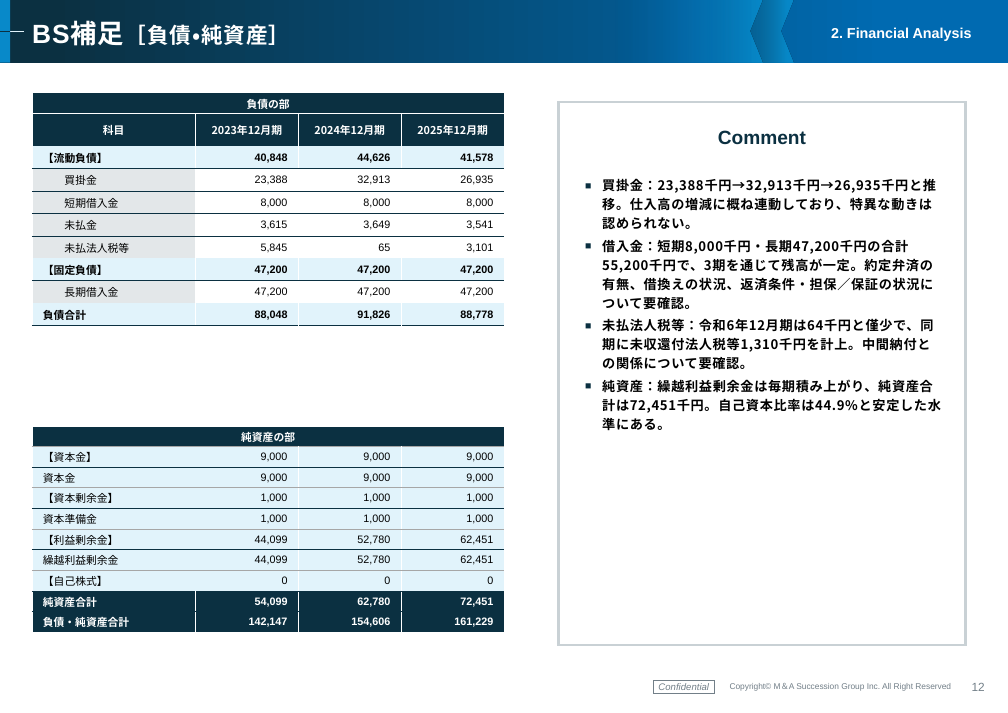
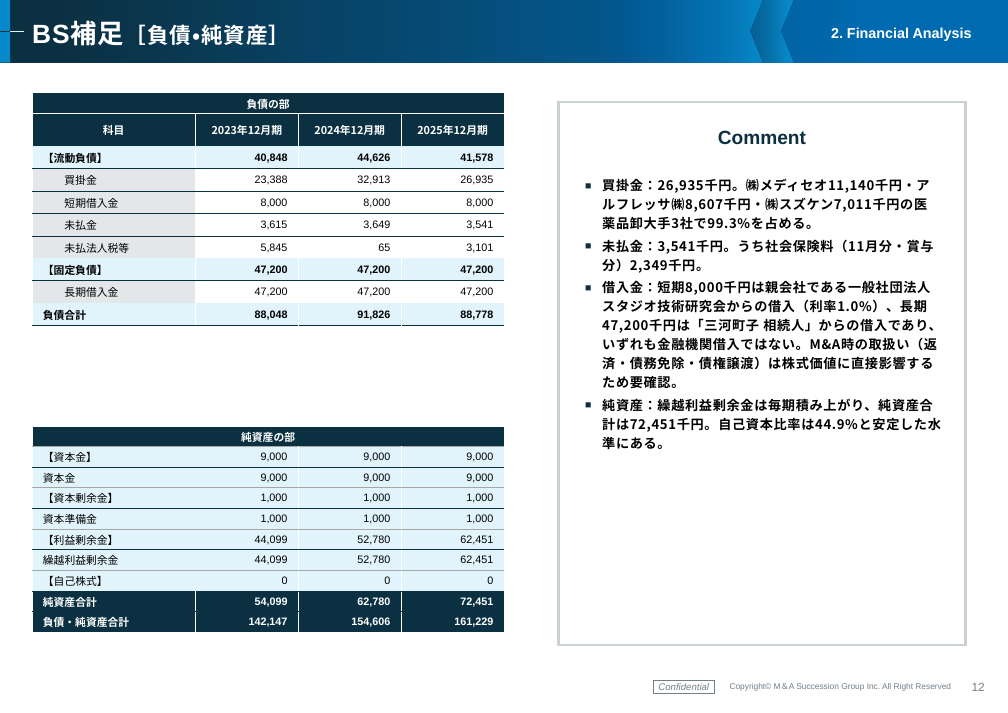
Before and after one commit to keisuketagaito/github-1st, a slide deck: slide 12 of 株式会社ミドリメディカル/株式会社ミドリメディカル_Valuation_Report_260819.pptx. Drawn at 1008x713 pixels with LibreOffice and Linux fonts; fonts in the diff are those of the drawing; background and template pictures are left out. Boxes give left, top, right and bottom in pixels: in the first picture for what was removed or moved away, otherwise in the second. Text is boxed around its words. In the diff, an @@ line names an element or a change of style, - is before the commit and + after.

```diff
--- a/株式会社ミドリメディカル/株式会社ミドリメディカル_Valuation_Report_260819.pptx
+++ b/株式会社ミドリメディカル/株式会社ミドリメディカル_Valuation_Report_260819.pptx
@@ text at [602,178,941,389]: text changed @@
-■ 買掛金：23,388千円→32,913千円→26,935千円と推移。仕入高の増減に概ね連動しており、特異な動きは認められない。
-■ 借入金：短期8,000千円・長期47,200千円の合計55,200千円で、3期を通じて残高が一定。約定弁済の有無、借換えの状況、返済条件・担保／保証の状況について要確認。
-■ 未払法人税等：令和6年12月期は64千円と僅少で、同期に未収還付法人税等1,310千円を計上。中間納付との関係について要確認。
+■ 買掛金：26,935千円。㈱メディセオ11,140千円・アルフレッサ㈱8,607千円・㈱スズケン7,011千円の医薬品卸大手3社で99.3%を占める。
+■ 未払金：3,541千円。うち社会保険料（11月分・賞与分）2,349千円。
+■ 借入金：短期8,000千円は親会社である一般社団法人スタジオ技術研究会からの借入（利率1.0%）、長期47,200千円は「三河町子 相続人」からの借入であり、いずれも金融機関借入ではない。M&A時の取扱い（返済・債務免除・債権譲渡）は株式価値に直接影響するため要確認。
```
Also in this commit, not shown: 8 other slides changed, 2 other files.
